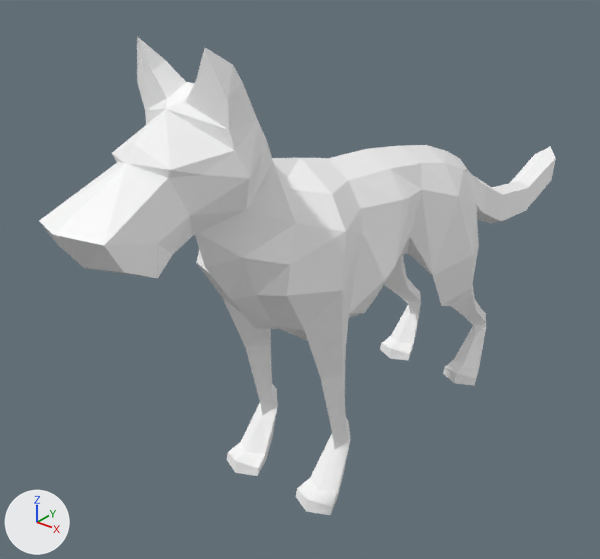
A saved change to the glTF model dist/Dog.a26f7786.gltf.
Rendered twice from a camera (50 mm lens) standing at (4.2, -5.73, 2.95) and looking at (-0.56, 0.22, -0.74). Every picture has the same lights, and +X, +Y and +Z are marked at lower left. Vertices at the same position are counted once.

The scene before the commit, as lines of its bpy script (objects in view):
```python
me_model_0 = bpy.data.meshes.new('model_0')
me_model_0.from_pydata(...)  # 245 vertices, 407 faces; spans x -0.71..0.71, y -2.95..4.95, z -2.26..1.97
me_model_0.materials.append(mat_material_001)  # white #ffffff
me_model_1 = bpy.data.meshes.new('model_1')
me_model_1.from_pydata(...)  # 180 vertices, 253 faces; spans x -0.66..0.66, y -2.95..4.07, z -2.4..1.97
me_model_1.materials.append(mat_material_002)  # white #ffffff
ob_dog = bpy.data.objects.new('Dog', me_model_1)
ob_dog.location = (0.0, 0.0, 0.0)
ob_model_0 = bpy.data.objects.new('model_0', me_model_0)
ob_model_0.location = (0.0, 0.0, 0.0)
```
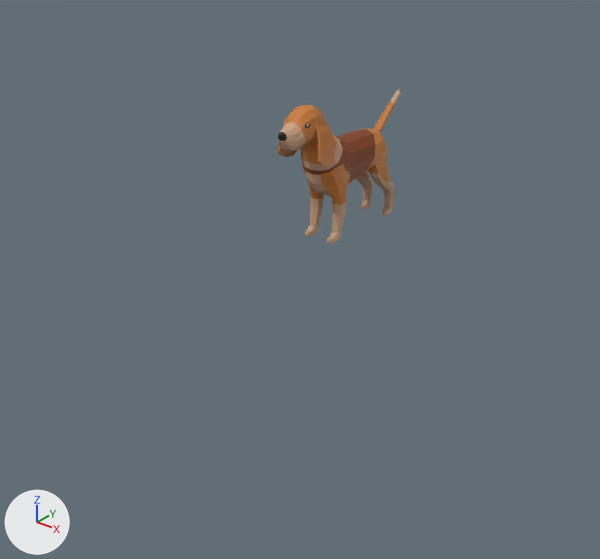
Where the change shows, as pixel boxes (x1, y1, x2, y2) in the pictures (600 x 559 px):
'model_0', deleted: before (39, 36, 556, 450)
'Dog', reshaped (73% narrower, 67% shorter): before (40, 37, 501, 515); after (278, 89, 401, 244)
part 1 of me_model_1, deleted: before (137, 37, 486, 515)
part 2 of me_model_1, built on: before (40, 205, 501, 330); after (278, 89, 401, 244)

The change, as a list of edits to the scene's bpy script:
```text
Add img_scene___root_diffuse:
    img_scene___root_diffuse = load_image('Scene_-_Root_diffuse', '_unpacked/Scene_-_Root_diffuse', 1024, 1024, 'sRGB')
Add mat_scene___root:
    mat_scene___root = principled_material('Scene_-_Root')
    mat_scene___root.texture = img_scene___root_diffuse
Change me_model_1:
    used by ob_dog; location = (0.0, 0.0, 0.0)
    remove me_model_1.from_pydata(...)  # 180 vertices, 253 faces; spans x -0.66..0.66, y -2.95..4.07, z -2.4..1.97
    remove me_model_1.materials.append(mat_material_002)  # white #ffffff
    add me_model_1.from_pydata(...)  # 758 vertices, 1504 faces; spans x -0.23..0.23, y -0.74..1.04, z 0.0..1.26
    me_model_1 part 1: 6 loose pieces with 96 vertices, spanning x -0.66..0.66, y -1.86..2.5, z -2.4..1.97, are deleted
    me_model_1 part 2: 84 vertices removed from x -0.48..0.5, y -2.95..4.07, z -1.18..0.94; 758 vertices added at x -0.23..0.23, y -0.74..1.04, z 0.0..1.26
    add me_model_1.materials.append(mat_scene___root)  # picture img_scene___root_diffuse
Remove ob_model_0:
    ob_model_0 = bpy.data.objects.new('model_0', me_model_0)
    ob_model_0.location = (0.0, 0.0, 0.0)
```
